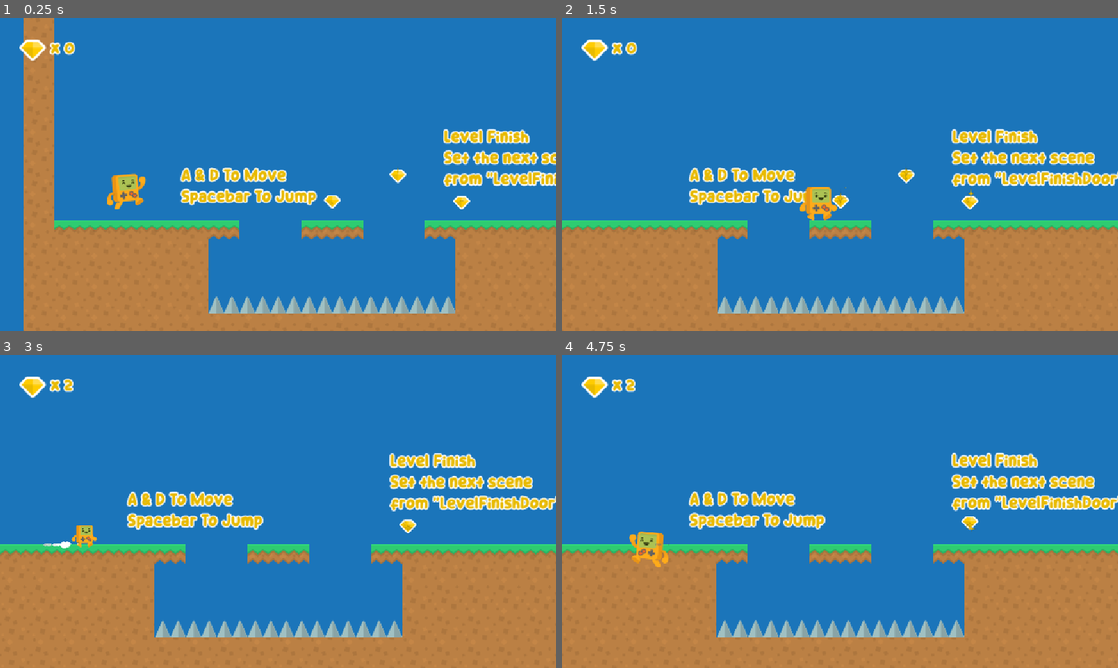
Above: before the commit, frames 1-4 (two rows, left to right).
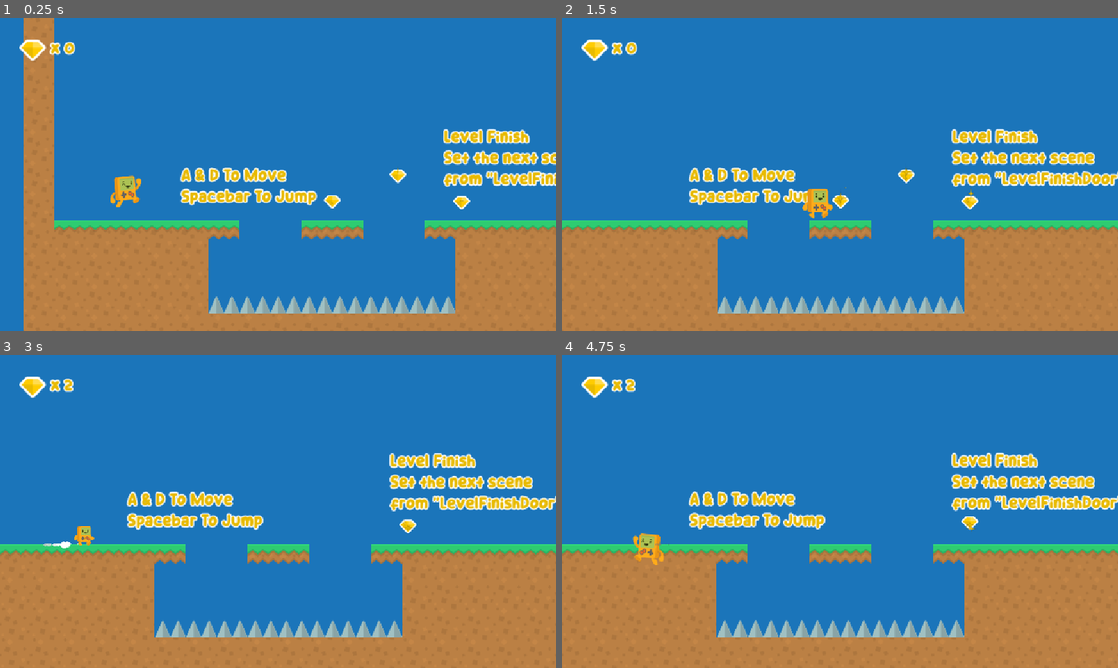
Above: after the commit, the same moments.

Repository: twachi/projectgame2d
Game: Godot game, scene res://Scenes/Levels/Level_01.tscn
Two runs of this game, one before a commit and one after it. Both use one fixed random seed, a clock stepped at 60 frames per second and the inputs below.
Inputs:
- Up to frame 1 (0.25 s): no input
- Up to frame 2 (1.5 s): hold D (Right) from 0.53 s (still down); tap Space (Jump) at 0.77 s
- Up to frame 3 (3 s): tap Space (Jump) at 1.52 s; release D (Right) at 2.03 s; hold A (Left) 2.03-2.78 s; hold D (Right) from 2.78 s (still down)
- Up to frame 4 (4.75 s): tap Space (Jump) at 3.02, 3.77, 4.52 s; release D (Right) at 4.28 s; hold A (Left) from 4.28 s (still down)

The runs differ from the first frame. In frame 1, 0.3% of the frame differs, in the area x 19-27%, y 49-62%; in frame 2, 0.3%; in frame 3, 0.1%; in frame 4, 0.3%.

Commit message:
Update player.tscn

Diff:
--- a/Scenes/Prefabs/player.tscn
+++ b/Scenes/Prefabs/player.tscn
@@ -69,6 +69,8 @@
 script = ExtResource("1_qt7d6")
 
 [node name="AnimatedSprite2D" type="AnimatedSprite2D" parent="."]
+position = Vector2(-1, 0.999998)
+scale = Vector2(0.802083, 0.885417)
 sprite_frames = SubResource("SpriteFrames_4nss6")
 animation = &"Walk"
 
Not shown: 1 places in Scenes/Prefabs/player.tscn that only renumber resources
